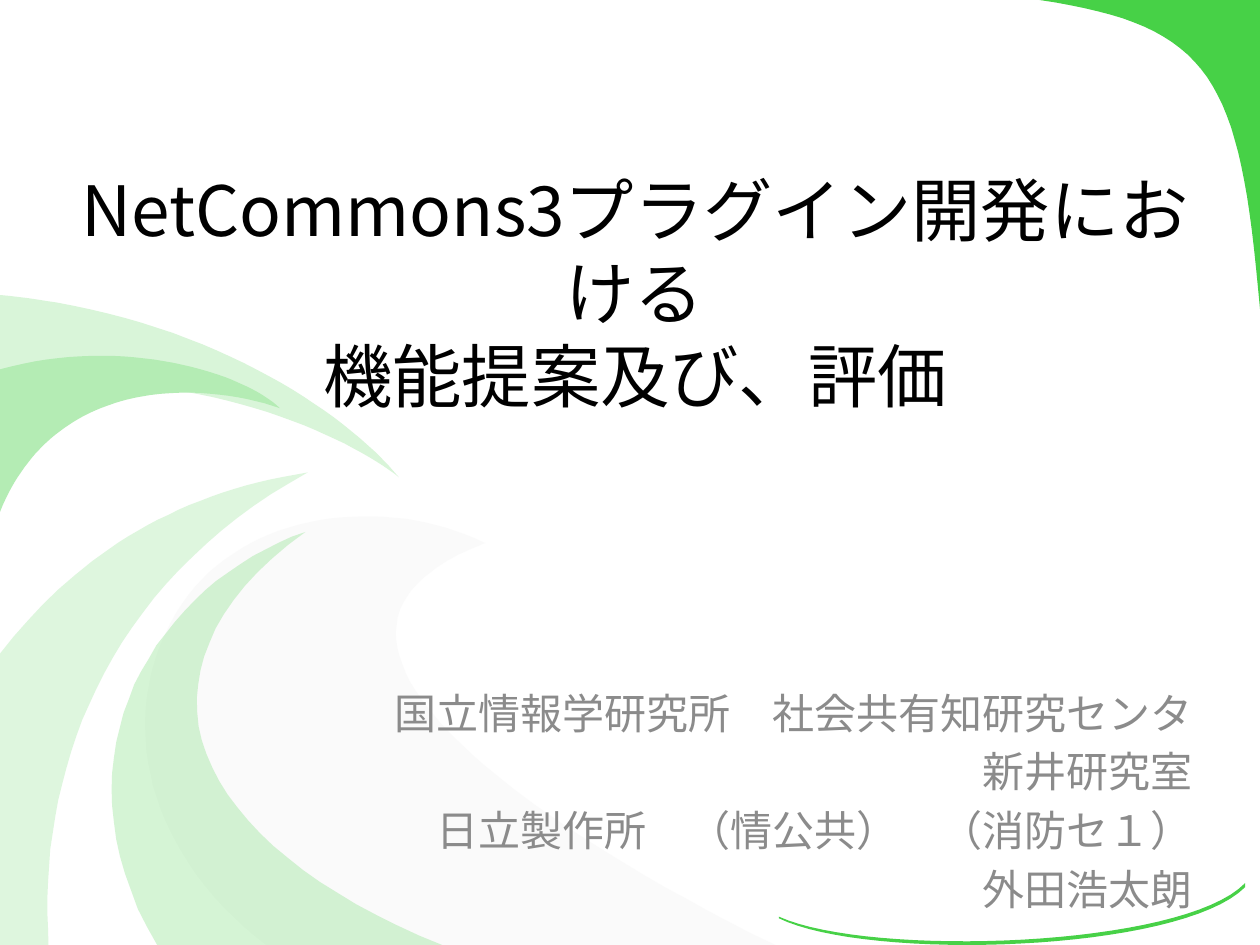
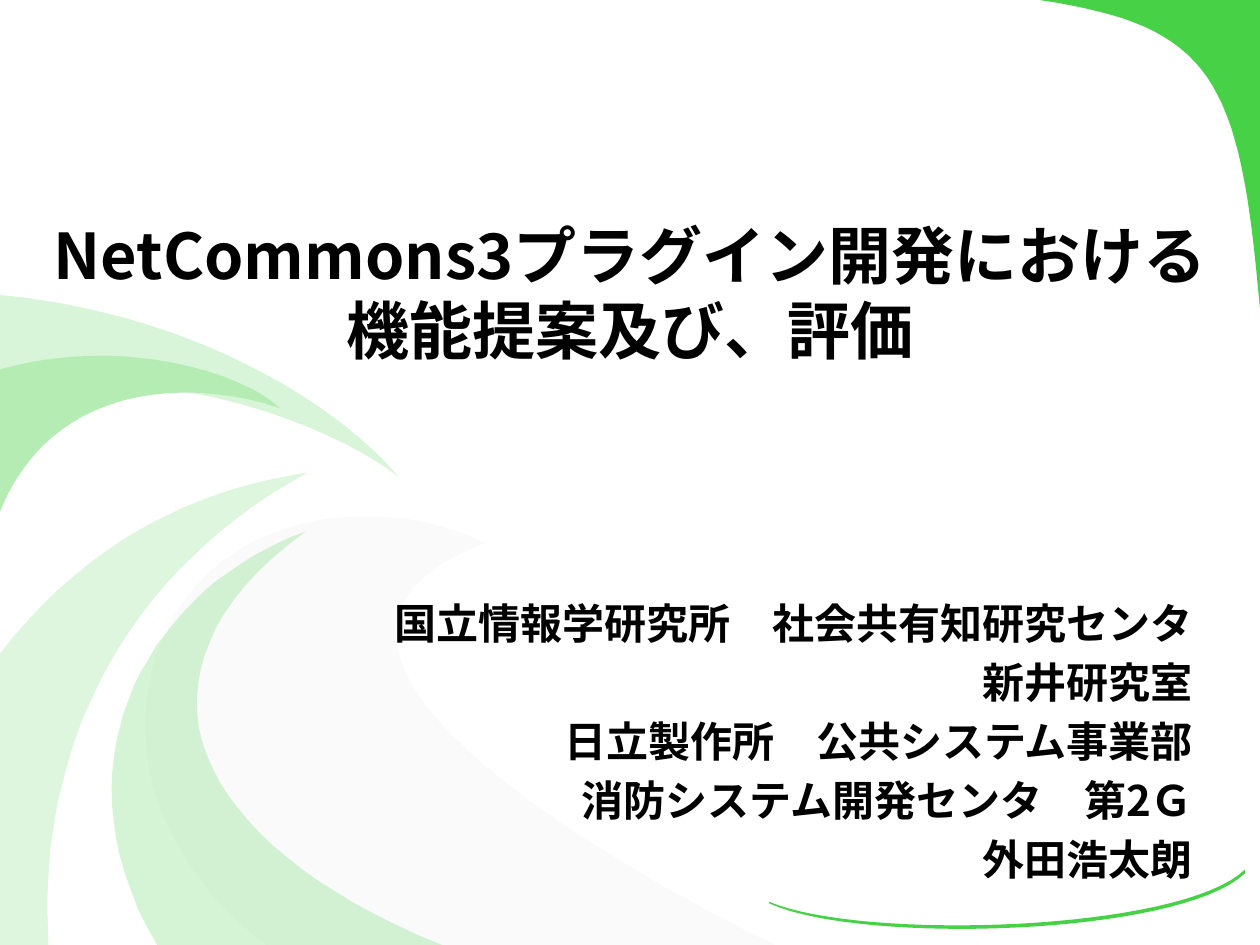
Before and after one commit to kotaro0717/Report-Management, a slide deck: slide 1 of PowerPoint/report_hokada.pptx. Drawn at 1260x945 pixels with LibreOffice and Linux fonts; fonts in the diff are those of the drawing. Boxes give left, top, right and bottom in pixels: in the first picture for what was removed or moved away, otherwise in the second. Text is boxed around its words. In the diff, an @@ line names an element or a change of style, - is before the commit and + after.

```diff
--- a/PowerPoint/report_hokada.pptx
+++ b/PowerPoint/report_hokada.pptx
@@ title "NetCommons3プラグイン開発における 機能提案及び、評価": place and size @@
-title "NetCommons3プラグイン開発における 機能提案及び、評価" at box(323, 343, 947, 408)
+title "NetCommons3プラグイン開発における 機能提案及び、評価" at box(54, 224, 1207, 360)
@@ title "NetCommons3プラグイン開発における 機能提案及び、評価" at box(54, 224, 1207, 360): size 39.6 to 36 pt, bold on @@
@@ subtitle "国立情報学研究所 社会共有知研究センタ": place and size @@
-subtitle "国立情報学研究所 社会共有知研究センタ" at box(395, 694, 1193, 916)
+subtitle "国立情報学研究所 社会共有知研究センタ" at box(395, 603, 1193, 879)
@@ subtitle at box(395, 603, 1193, 879): text colour #8C8C8C to #000000, bold on in "国立情報学研究所 社会共有知研究センタ", "新井研究室", "外田浩太朗" @@
@@ subtitle at box(564, 721, 1193, 820): text changed; text colour #8C8C8C to #000000; bold on @@
-日立製作所 （情公共） （消防セ１）
+日立製作所 公共システム事業部
+消防システム開発センタ 第2Ｇ
@@ freeform shape: place and size @@
-freeform shape at box(779, 883, 1245, 945)
+freeform shape at box(769, 869, 1245, 929)
```
Also in this commit, not shown: 25 other slides changed, 6 slides added, 1 slide removed.
